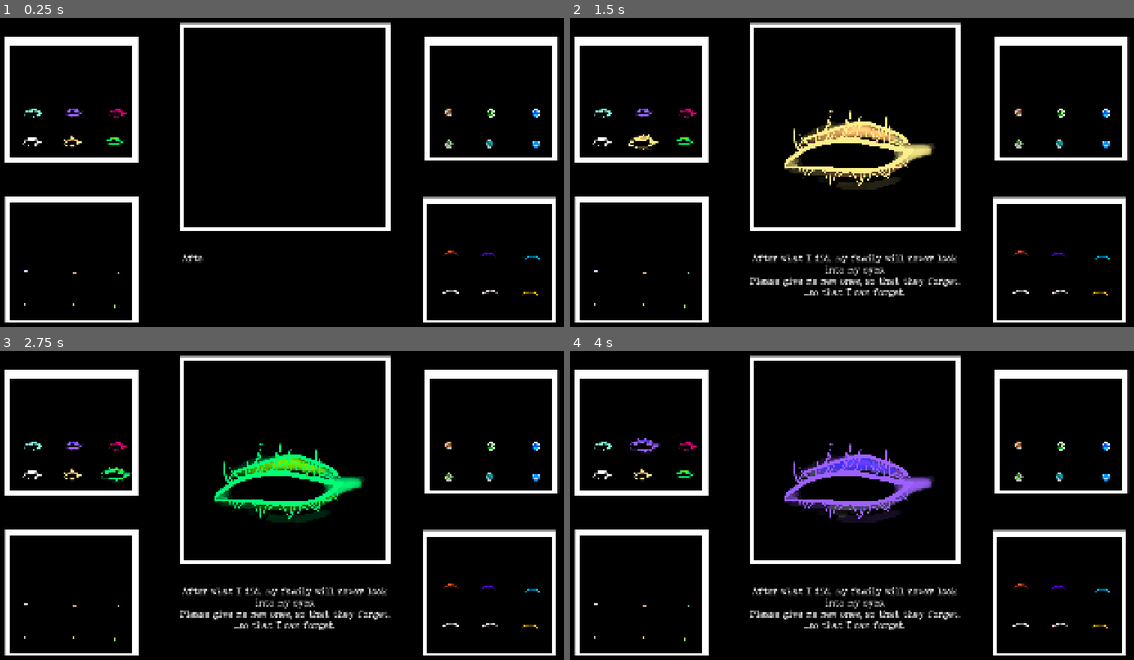
Above: before the commit, frames 1-4 (two rows, left to right).
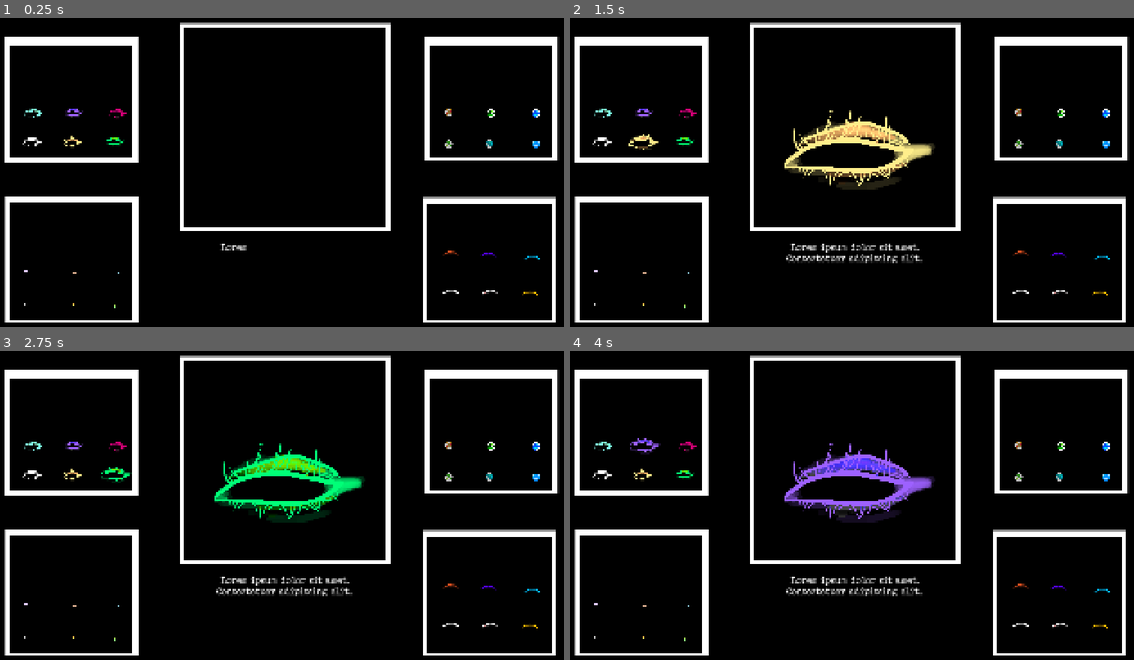
Above: after the commit, the same moments.

Repository: MarkusSecundus/Gamestudies-Experiment
Game: Godot game, scene res://scenes/MainScene.tscn
The game is run twice, just before and just after one commit, with the same random seed, the same clock (stepped at 60 frames per second) and the same inputs. Sound files missing from this copy of the repository are replaced by a short silence.
Inputs (mouse positions are in pixels of both pictures, inside the frame that each line leads up to):
- Up to frame 1 (0.25 s): no input
- Up to frame 2 (1.5 s): click (603, 138) at 0.5 s; click (643, 138) at 1.25 s
- Up to frame 3 (2.75 s): click (112, 471) at 2 s
- Up to frame 4 (4 s): click (603, 443) at 2.75 s; click (643, 443) at 3.5 s

The runs differ from the first frame. In frame 1, 0.1% of the frame differs, in the area x 32-44%, y 73-80%; in frame 2, 1.8%, in the area x 31-70%, y 73-91%; in frame 3, 1.8%; in frame 4, 1.8%.

Commit message:
testing what the problem (that actually causes the crash) might be

Diff:
--- a/scripts/GameManager.gd
+++ b/scripts/GameManager.gd
@@ -5,7 +5,8 @@
 
 @export_file("*.txt") var _questions_path : String
 
-@onready var _questions := _load_questions(_questions_path)
+#@onready var _questions := _load_questions(_questions_path)
+var _questions : PackedStringArray = ["Lorem ipsum dolor sit amet.\nConsectetuer adipiscing elit.."]
 
 var _active_question_idx : int = -1
 
